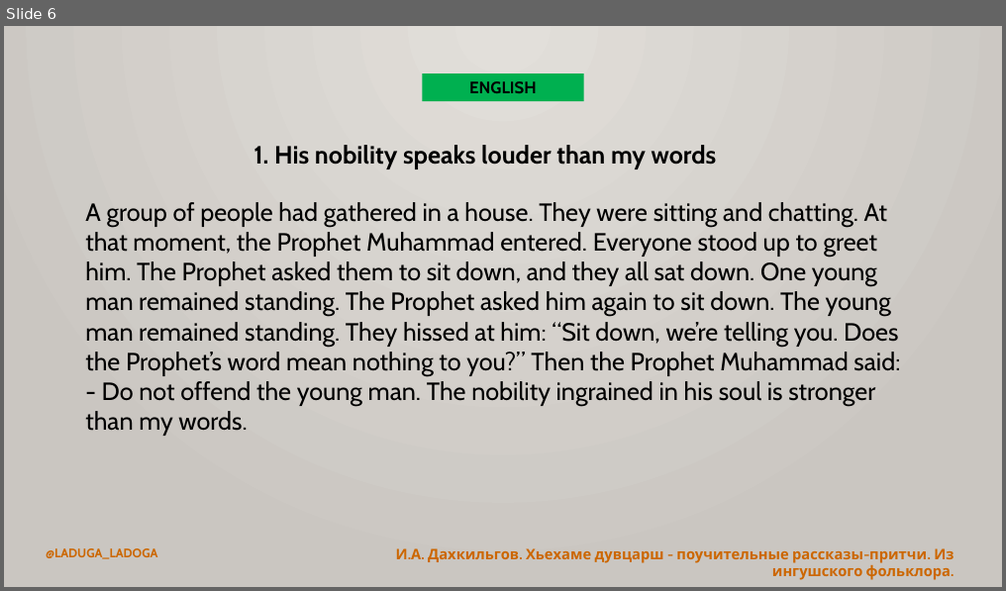
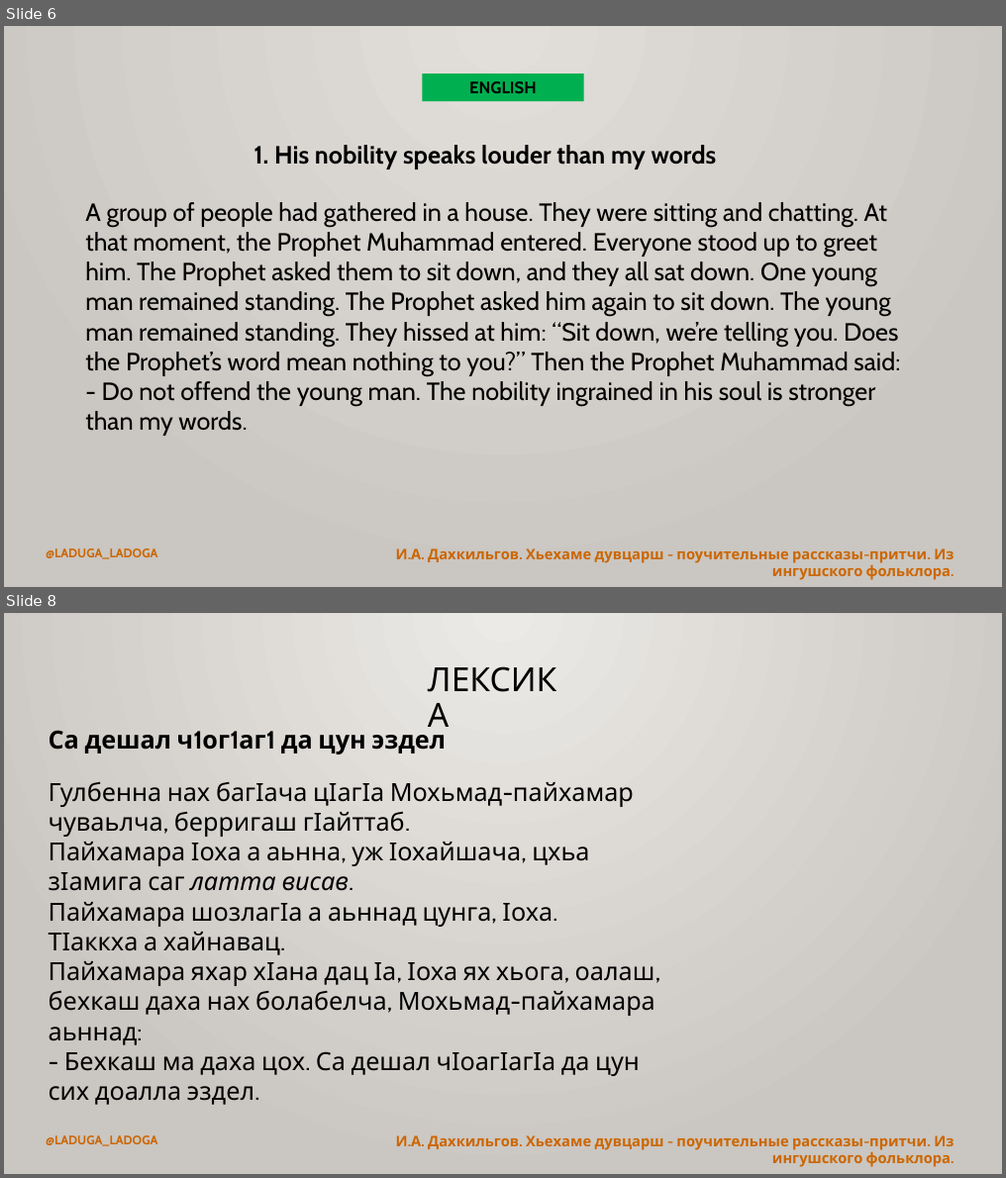
Before and after one commit to bumbari/dahkilgov, a slide deck: p/pptx/p_1_1.pptx. Shown one above the other, each under a label of ours: slide 6 before the commit, slides 6 and 8 after it; the slides between them are not shown. The pictures are 1006x591 and 1006x1178 pixels, drawn with LibreOffice and Linux fonts; fonts in the diff are those of the drawing. Boxes give left, top, right and bottom in pixels: in the first picture for what was removed or moved away, otherwise in the second. Text is boxed around its words. In the diff, an @@ line names an element or a change of style, - is before the commit and + after.

```diff
--- a/p/pptx/p_1_1.pptx
+++ b/p/pptx/p_1_1.pptx
@@ slide 8 added at [4,613,1002,1174], background gradient #ECEAE7 to #CAC7C1; not listed: 2 template elements that a slide beside it also shows @@
@@ title added at [420,660,586,707], 32 pt, text #000000 @@
+ЛЕКСИКА
@@ text added at [49,726,446,755], 24 pt, text #000000, bold @@
+Са дешал ч1ог1аг1 да цун эздел
@@ text added at [49,782,655,1076], 24 pt, text #000000 @@
+Гулбенна нах багӀача цӀагӀа Мохьмад-пайхамар чуваьлча, берригаш гӀайттаб.
+Пайхамара Ӏоха а аьнна, уж Ӏохайшача, цхьа зӀамига саг латта висав.
+Пайхамара шозлагӀа а аьннад цунга, Ӏоха.
+ТӀаккха а хайнавац.
+Пайхамара яхар хӀана дац Ӏа, Ӏоха ях хьога, оалаш, бехкаш даха нах болабелча, Мохьмад-пайхамара аьннад:
+- Бехкаш ма даха цох. Са дешал чӀоагӀагӀа да цун сих доалла эздел.
```
Also in this commit, not shown: 3 slides changed, 1 other slide added, 1 slide removed, 2 other files.
